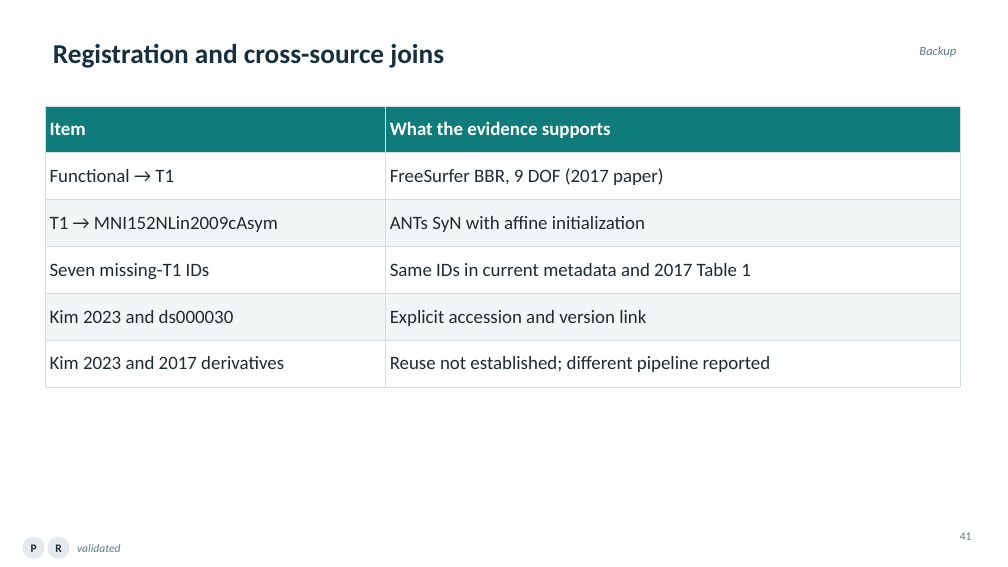
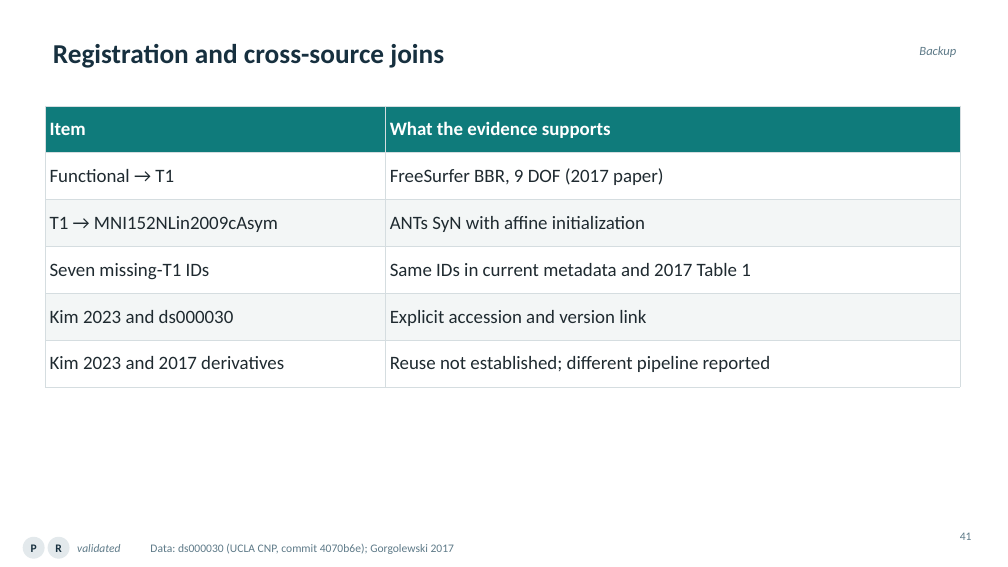
Before and after one commit to ReproNim/llm-workshop-kg, a slide deck: slide 41 of slides/Knowledge_Graphs_Skills_Neuroimaging_v4.pptx. Drawn at 1008x567 pixels with LibreOffice and Linux fonts; fonts in the diff are those of the drawing. Boxes give left, top, right and bottom in pixels: in the first picture for what was removed or moved away, otherwise in the second. Text is boxed around its words. In the diff, an @@ line names an element or a change of style, - is before the commit and + after.

```diff
--- a/slides/Knowledge_Graphs_Skills_Neuroimaging_v4.pptx
+++ b/slides/Knowledge_Graphs_Skills_Neuroimaging_v4.pptx
@@ text added at bbox=[150, 544, 454, 554], 11 pt, text #5E7A88 @@
+Data: ds000030 (UCLA CNP, commit 4070b6e); Gorgolewski 2017
```
Also in this commit, not shown: 53 other slides changed, 2 slides added, 2 slides removed, 1 other file.
